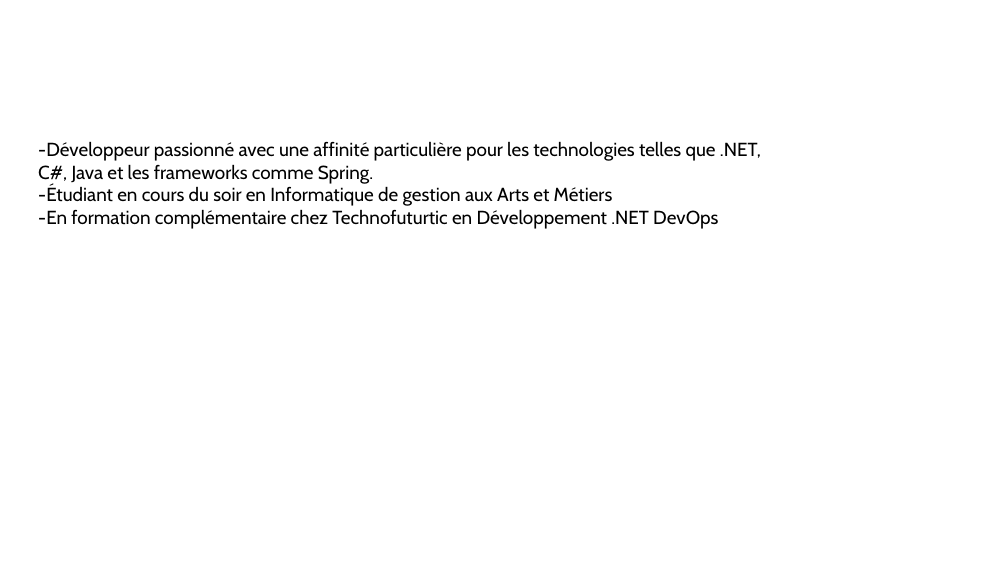
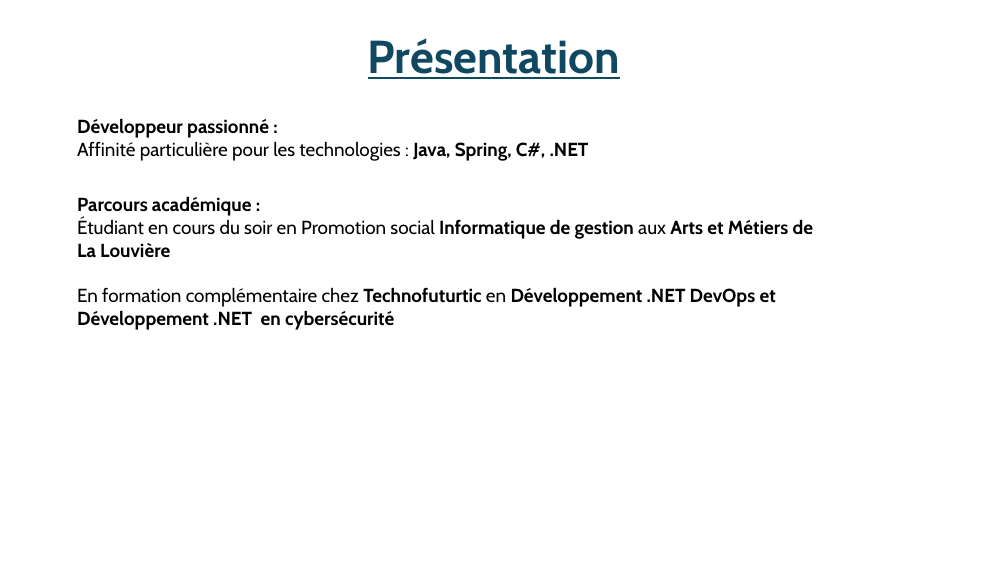
Before and after one commit to Epestia/RaidPlanner, a slide deck: slide 3 of RaidPlanner.Analyse/Presentation/Présentation1.pptx. Drawn at 1008x567 pixels with LibreOffice and Linux fonts; fonts in the diff are those of the drawing. Boxes give left, top, right and bottom in pixels: in the first picture for what was removed or moved away, otherwise in the second. Text is boxed around its words. In the diff, an @@ line names an element or a change of style, - is before the commit and + after.

```diff
--- a/RaidPlanner.Analyse/Presentation/Présentation1.pptx
+++ b/RaidPlanner.Analyse/Presentation/Présentation1.pptx
@@ text added at bbox=[368, 38, 620, 79], 44 pt, text #104862, bold, underline @@
+Présentation
@@ text added at bbox=[77, 118, 589, 161], 18 pt, text #000000, bold @@
+Développeur passionné :
+Affinité particulière pour les technologies : Java, Spring, C#, .NET
@@ text at bbox=[77, 196, 814, 330]: text changed; bold on @@
--Développeur passionné avec une affinité particulière pour les technologies telles que .NET, C#, Java et les frameworks comme Spring.
--Étudiant en cours du soir en Informatique de gestion aux Arts et Métiers
--En formation complémentaire chez Technofuturtic en Développement .NET DevOps
+Parcours académique :
+Étudiant en cours du soir en Promotion social Informatique de gestion aux Arts et Métiers de La Louvière
+En formation complémentaire chez Technofuturtic en Développement .NET DevOps et Développement .NET en cybersécurité
```
Also in this commit, not shown: 13 slides added, 2 slides removed, 39 other files.
